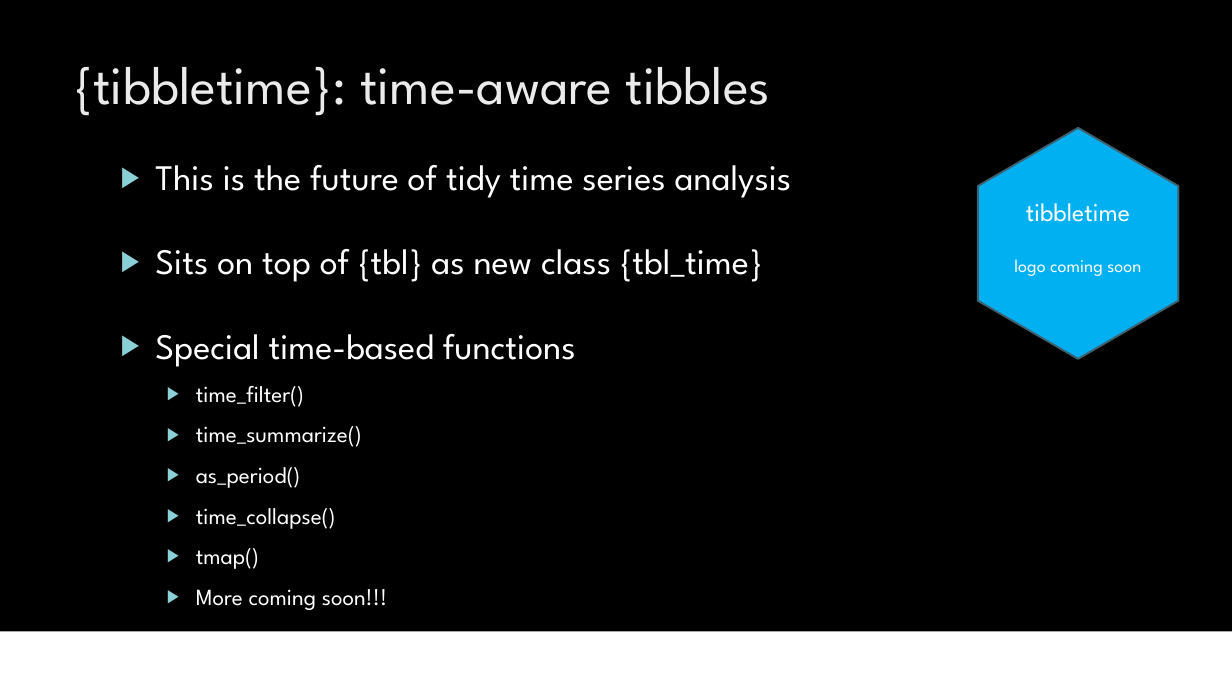
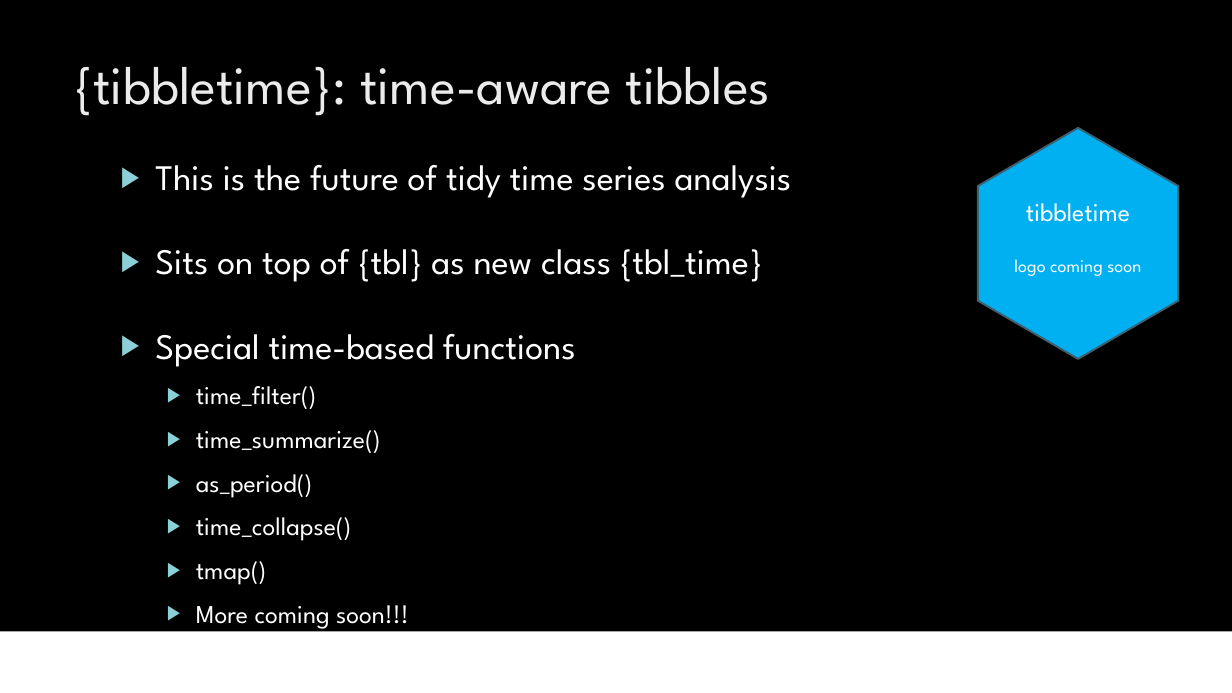
Before and after one commit to business-science/presentations, a slide deck: slide 13 of 2017_09_19_R_UserGroup_Panama/rPanama - 2017-09-19.pptx (slide 12 before the commit). Drawn at 1232x693 pixels with LibreOffice and Linux fonts; fonts in the diff are those of the drawing; background and template pictures are left out. Boxes give left, top, right and bottom in pixels: in the first picture for what was removed or moved away, otherwise in the second. Text is boxed around its words. In the diff, an @@ line names an element or a change of style, - is before the commit and + after.

```diff
--- a/2017_09_19_R_UserGroup_Panama/rPanama - 2017-09-19.pptx
+++ b/2017_09_19_R_UserGroup_Panama/rPanama - 2017-09-19.pptx
@@ text at box(196, 386, 409, 629): size 18 to 20 pt in "time_filter()", "time_summarize()", "as_period()", "time_collapse()" and 2 more places @@
```
Also in this commit, not shown: 6 other slides changed, 1 slide added, 5 other files.
